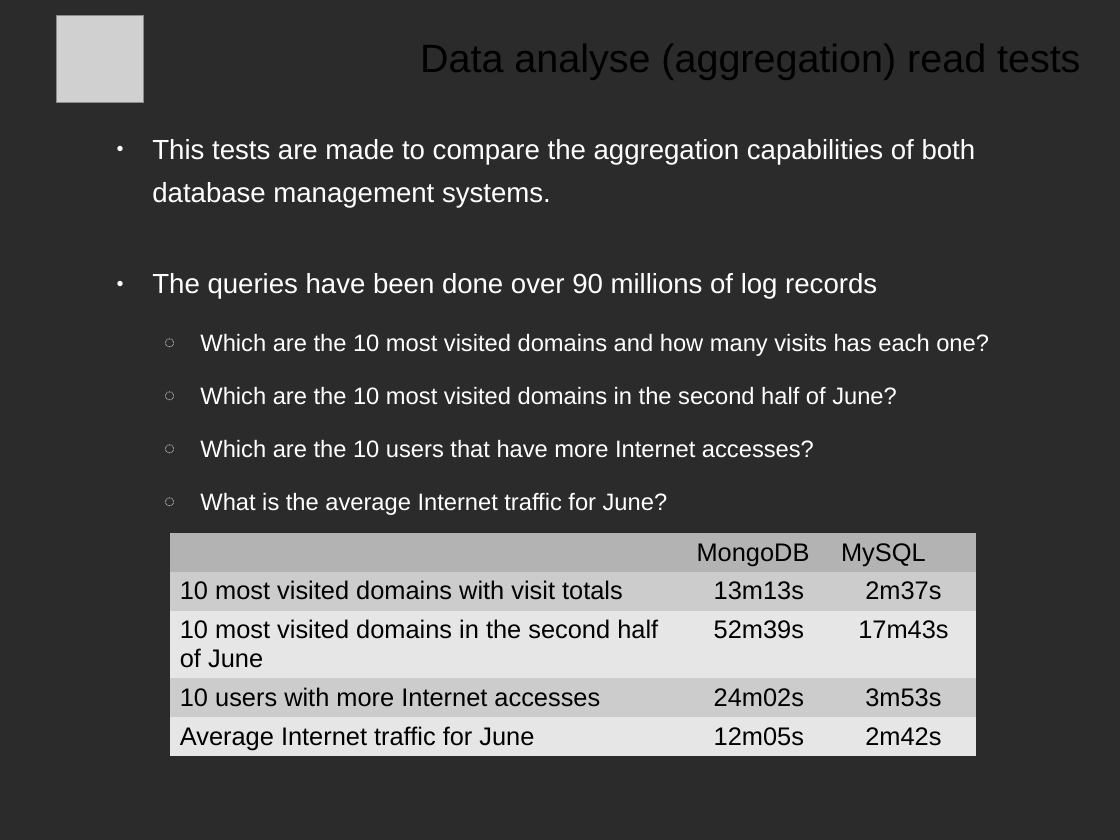
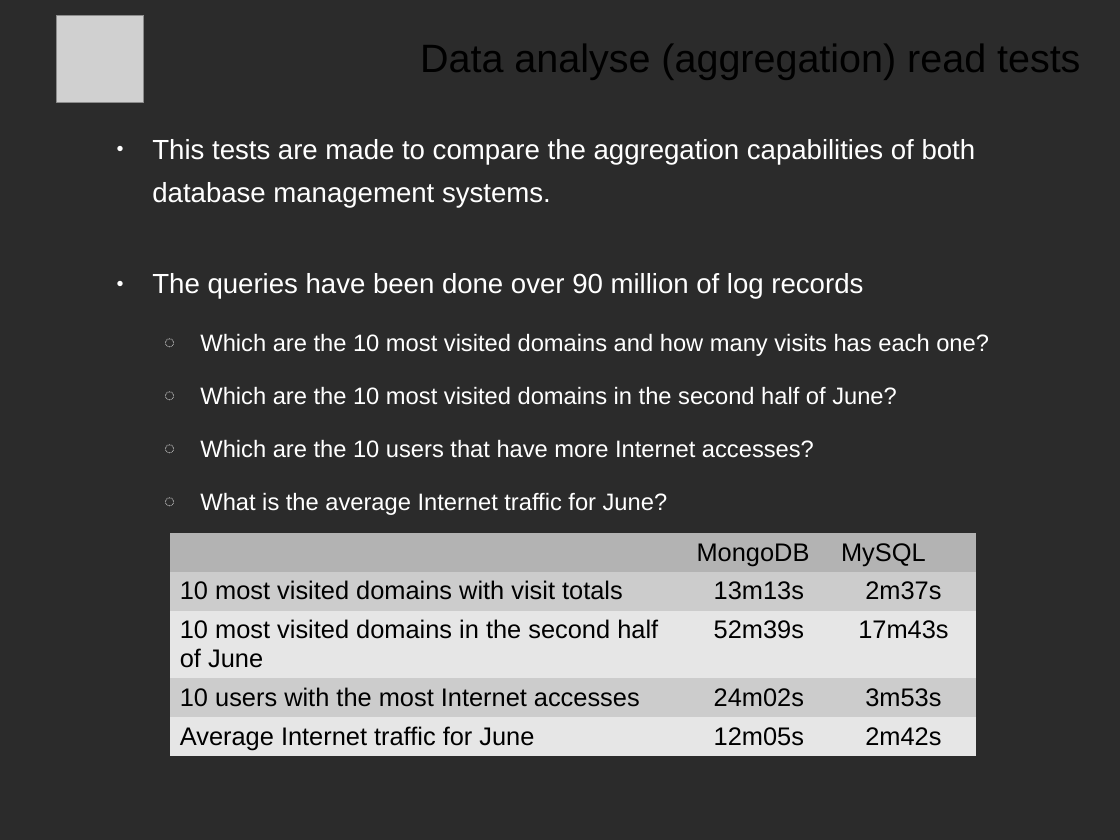
Before and after one commit to Ciges/internet_access_control_demo, a slide deck: slide 26 of NoSQL_Project_MSWL_Presentation.odp. Drawn at 1120x840 pixels with LibreOffice and Linux fonts; fonts in the diff are those of the drawing; grey boxes stand for pictures; background and template pictures are left out; a plain dark background stands for a picture behind light text. Boxes give left, top, right and bottom in pixels: in the first picture for what was removed or moved away, otherwise in the second. Text is boxed around its words. In the diff, an @@ line names an element or a change of style, - is before the commit and + after.

```diff
--- a/NoSQL_Project_MSWL_Presentation.odp
+++ b/NoSQL_Project_MSWL_Presentation.odp
@@ text at [152, 273, 863, 299]: text changed @@
-● The queries have been done over 90 millions of log records
+● The queries have been done over 90 million of log records
@@ table at [170, 533, 976, 756] @@
-row 4, column 1: 10 users with more Internet accesses
+row 4, column 1: 10 users with the most Internet accesses
```
Also in this commit, not shown: 20 other slides changed, 1 other file.
